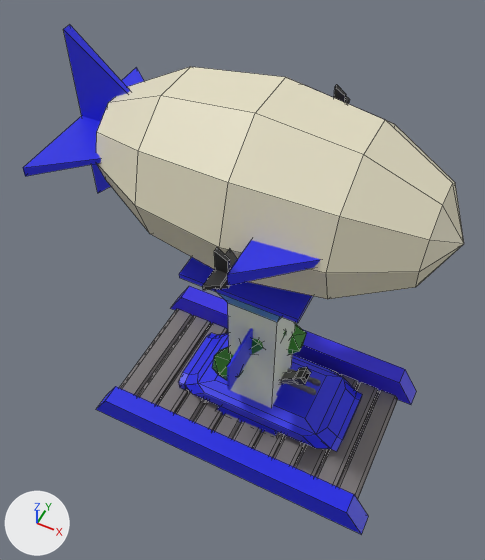
The Blender file blender/assets.blend, before and after one commit.
Both versions are drawn from a camera (50 mm lens) standing at (4.24, -9.61, 16.92) and looking at (-0.64, 0.15, 4.72). Every picture has the same lights, and +X, +Y and +Z are marked at lower left. Mesh edges are drawn as thin lines on the coarser meshes.

The first picture shows 'AirShip', 'Bridge', 'Flag', 'TankBody', 'Tower', 'Tree1'.
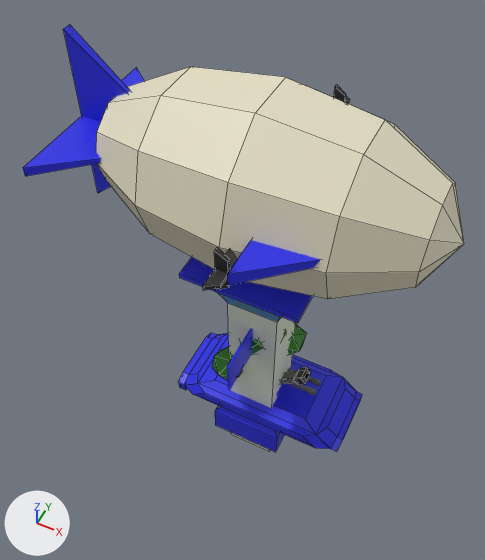
What changed in the scene script:
```text
Change me_sphere:
    where me_sphere.from_pydata(...)  # 108 vertices, 102 faces; spans x -1.07..0.95, y -1.55..1.55, z -1.11..1.0
    used by ob_airship; location = (0.0, 0.0, 8.17); rotation_euler = (0.0, 1.571, 0.0), in degrees (0, 90, 0); scale = (2.09, 2.09, 3.97)
    me_sphere part 1
    41 faces are deleted
    17 new faces join them, mat_faction (blue #282ce7)
    24 new faces join them, mat_barrelbits (black #2c2c2c)
Change ob_bridge:
    add ob_bridge.hide_set(True)
```

Changed parts and their boxes [x1, y1, x2, y2] in the pictures (485 x 560 px; the box of a moved part takes in the faces that stretch with it):
'Bridge', hidden
    before: [96, 286, 416, 535]
part 1 of me_sphere, moved or reshaped
    both: [23, 25, 350, 290]
'AntiAircraftBase', unchanged, uncovered by the edit
    before: [217, 406, 278, 436]
    after: [215, 406, 284, 452]
